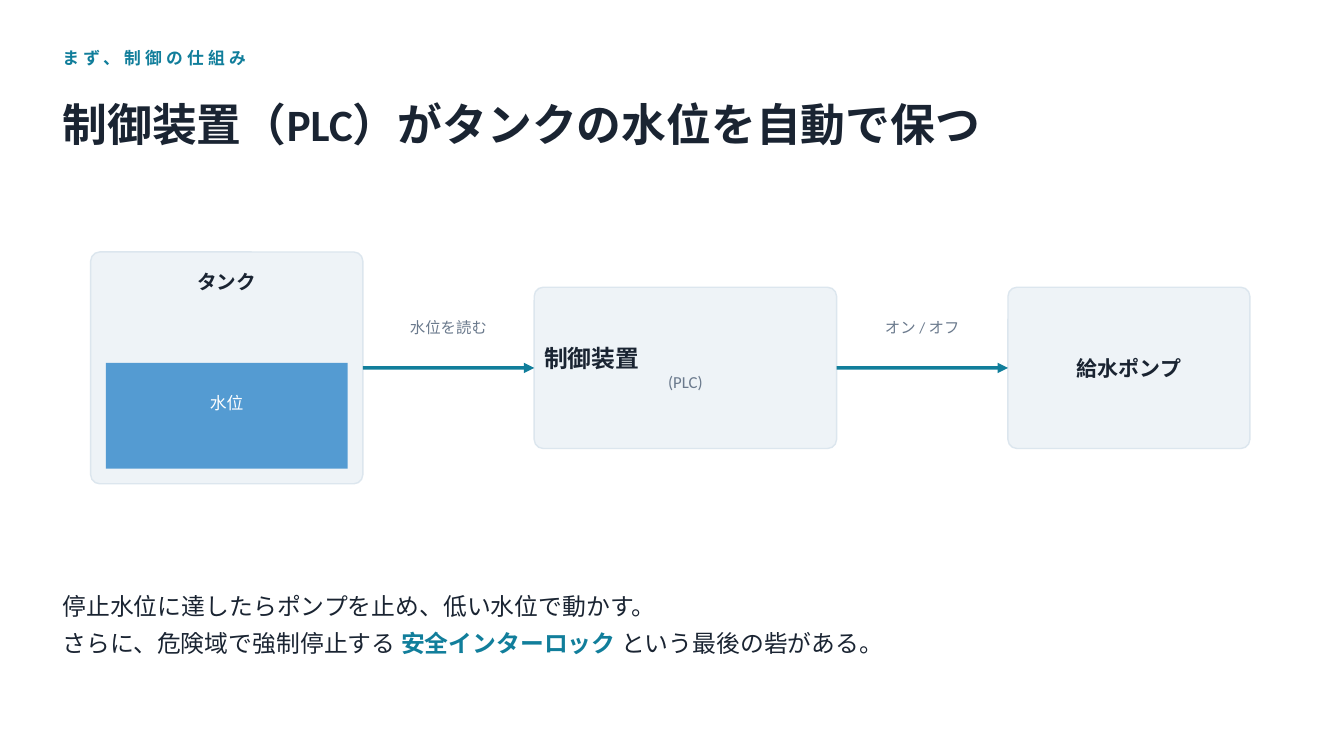
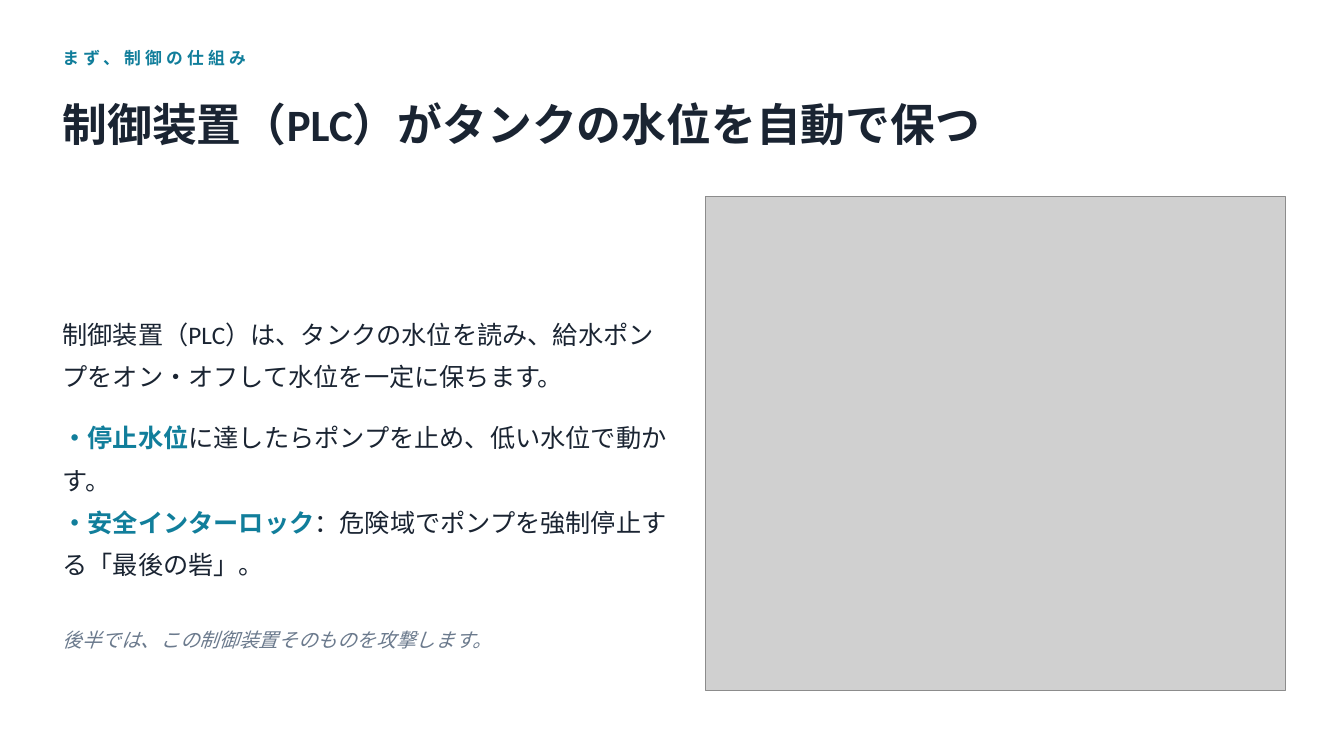
Before and after one commit to Tivo0921/ot-modbus-ctf, a slide deck: slide 3 of slides/ot-intro.pptx. Drawn at 1344x756 pixels with LibreOffice and Linux fonts; fonts in the diff are those of the drawing; grey boxes stand for pictures. Boxes give left, top, right and bottom in pixels: in the first picture for what was removed or moved away, otherwise in the second. Text is boxed around its words. In the diff, an @@ line names an element or a change of style, - is before the commit and + after.

```diff
--- a/slides/ot-intro.pptx
+++ b/slides/ot-intro.pptx
@@ picture added at (706,197,1286,691) @@
@@ rounded rectangle removed at (91,252,363,484) @@
@@ text removed at (197,272,256,290) @@
-タンク
@@ rounded rectangle removed at (534,287,837,449) @@
@@ rounded rectangle removed at (1008,287,1250,449) @@
@@ text added at (62,322,666,576), 18 pt, text #1A2432 @@
+制御装置（PLC）は、タンクの水位を読み、給水ポンプをオン・オフして水位を一定に保ちます。
+・停止水位に達したらポンプを止め、低い水位で動かす。
+・安全インターロック：危険域でポンプを強制停止する「最後の砦」。
@@ text removed at (410,320,487,334) @@
-水位を読む
@@ text removed at (885,321,960,334) @@
-オン / オフ
@@ text removed at (544,347,703,390) @@
-制御装置
-(PLC)
@@ text removed at (1077,358,1181,378) @@
-給水ポンプ
@@ rectangle removed at (106,363,348,469) @@
@@ arrow removed from (363, 368) to (534, 368) @@
@@ arrow removed from (837, 368) to (1008, 368) @@
@@ text removed at (210,395,244,411) @@
-水位
@@ text removed at (62,595,883,654) @@
-停止水位に達したらポンプを止め、低い水位で動かす。
-さらに、危険域で強制停止する 安全インターロック という最後の砦がある。
@@ text added at (62,630,492,649), 14 pt, text #6B7A8D, italic @@
+後半では、この制御装置そのものを攻撃します。
```
Also in this commit, not shown: 4 other slides changed, 4 other files.
